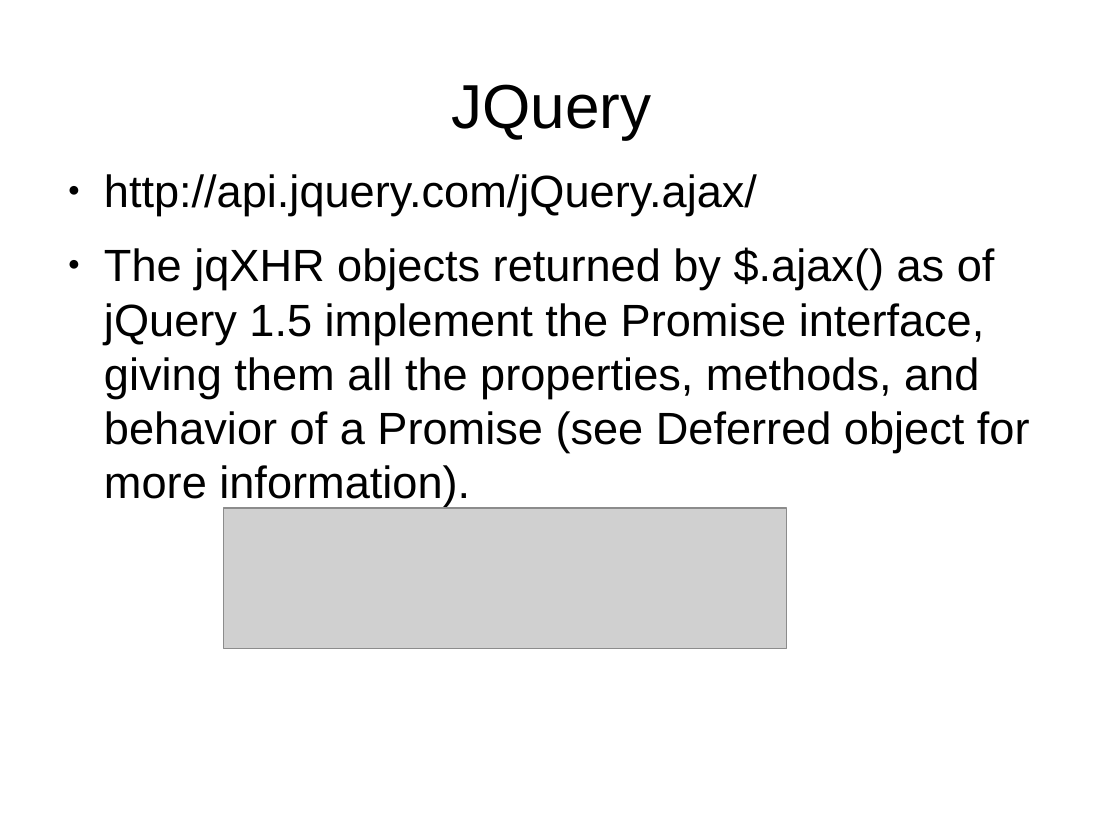
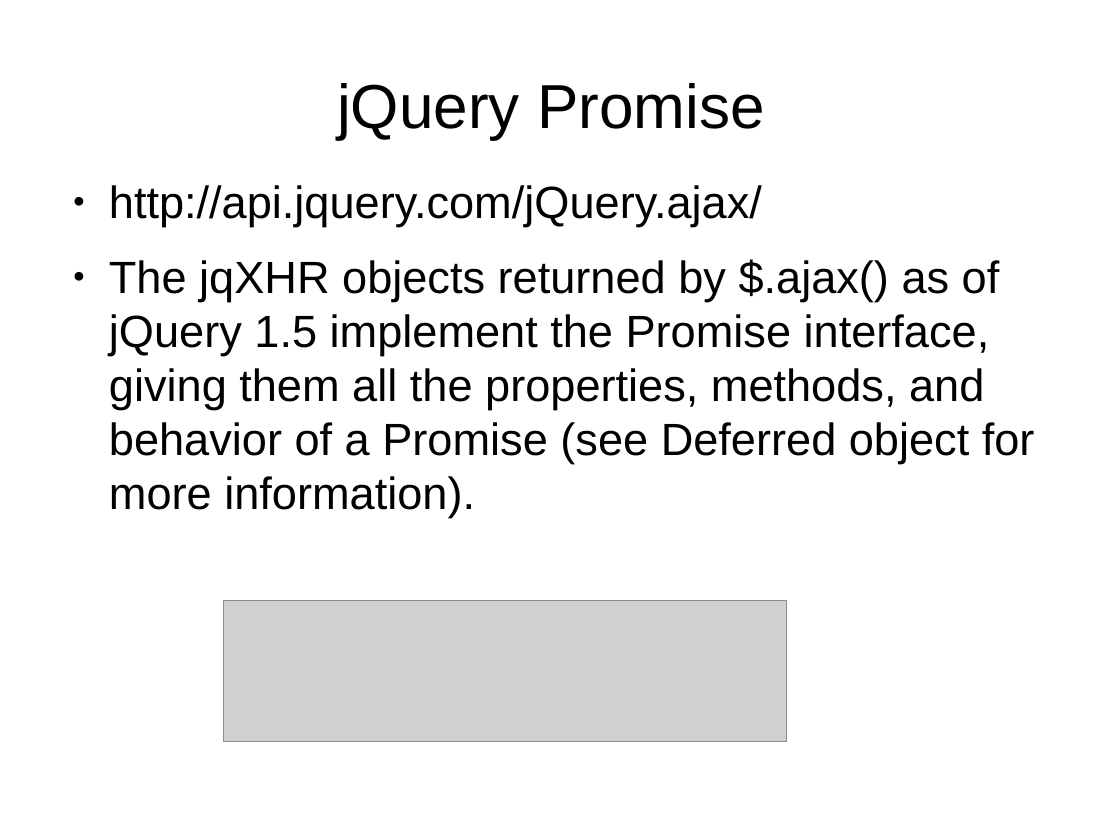
Before and after one commit to dongyuwei/frontend-utils, a slide deck: slide 18 of nodejs-web-dev-demo/nodejs-web-dev.odp. Drawn at 1120x840 pixels with LibreOffice and Linux fonts; fonts in the diff are those of the drawing; grey boxes stand for pictures. Boxes give left, top, right and bottom in pixels: in the first picture for what was removed or moved away, otherwise in the second. Text is boxed around its words. In the diff, an @@ line names an element or a change of style, - is before the commit and + after.

```diff
--- a/nodejs-web-dev-demo/nodejs-web-dev.odp
+++ b/nodejs-web-dev-demo/nodejs-web-dev.odp
@@ title at bbox=[337, 83, 765, 139]: text changed @@
-JQuery
+jQuery Promise
@@ text "http://api.jquery.com/jQuery.ajax/": place and size @@
-text "http://api.jquery.com/jQuery.ajax/" at bbox=[104, 174, 1030, 507]
+text "http://api.jquery.com/jQuery.ajax/" at bbox=[109, 185, 1035, 518]
@@ picture: place and size @@
-picture at bbox=[224, 508, 787, 649]
+picture at bbox=[224, 601, 787, 742]
```
Also in this commit, not shown: 2 other slides changed, 5 slides added, 1 other file.
